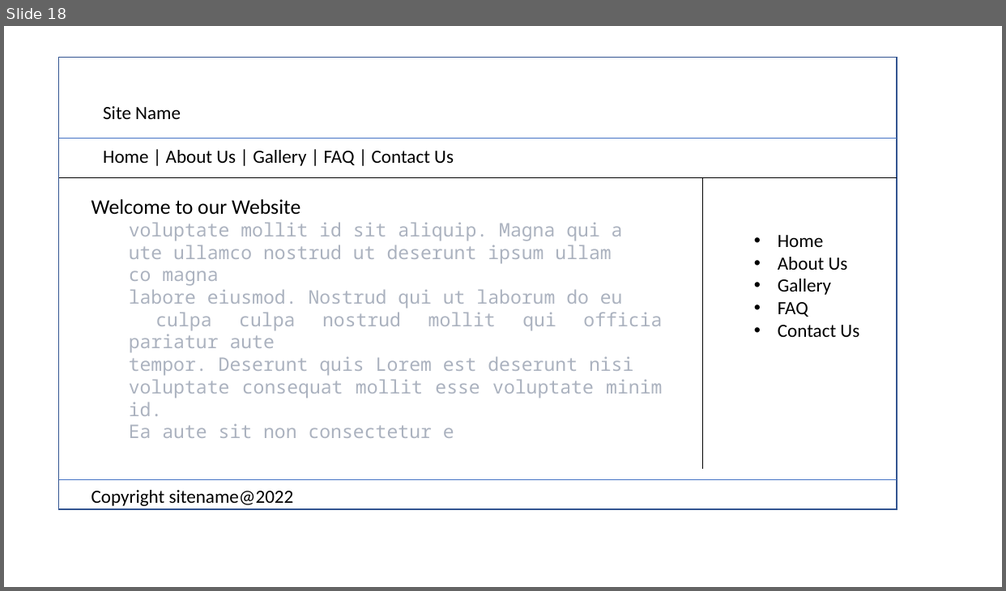
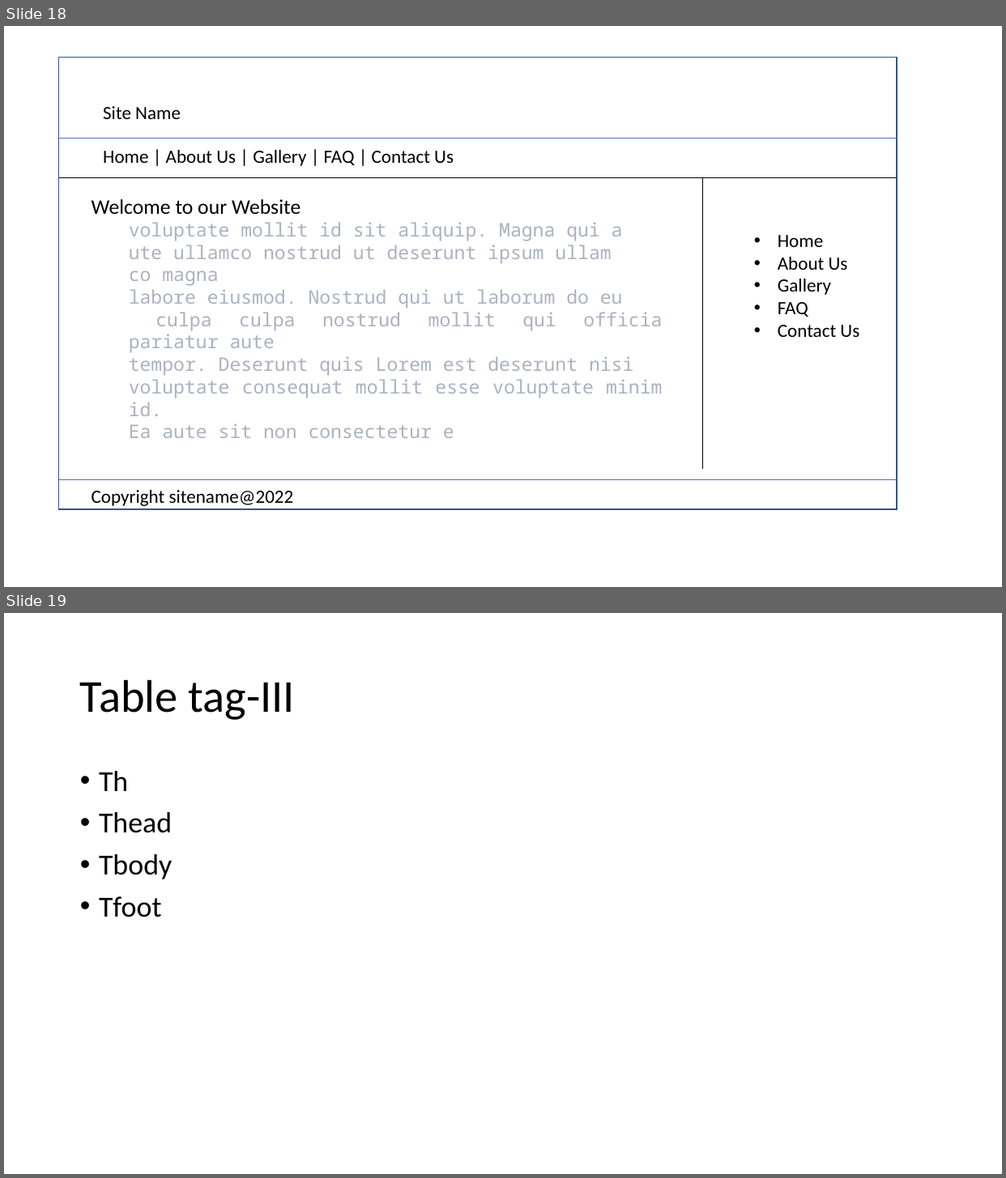
Before and after one commit to PiyushChaturvedii/Batch04, a slide deck: HTML.pptx. Shown one above the other, each under a label of ours: slide 18 before the commit, slides 18 and 19 after it. The pictures are 1006x591 and 1006x1178 pixels, drawn with LibreOffice and Linux fonts; fonts in the diff are those of the drawing. Boxes give left, top, right and bottom in pixels: in the first picture for what was removed or moved away, otherwise in the second. Text is boxed around its words. In the diff, an @@ line names an element or a change of style, - is before the commit and + after.

```diff
--- a/HTML.pptx
+++ b/HTML.pptx
@@ slide 19 added at <box>4,613,1002,1174</box>, background #FFFFFF @@
@@ title added at <box>80,679,295,720</box>, 44 pt, text #000000 @@
+Table tag-III
@@ text added at <box>99,771,172,918</box>, 28 pt, text #000000 @@
+• Th
+• Thead
+• Tbody
+• Tfoot
```
Also in this commit, not shown: 3 other slides added, 8 other files.
